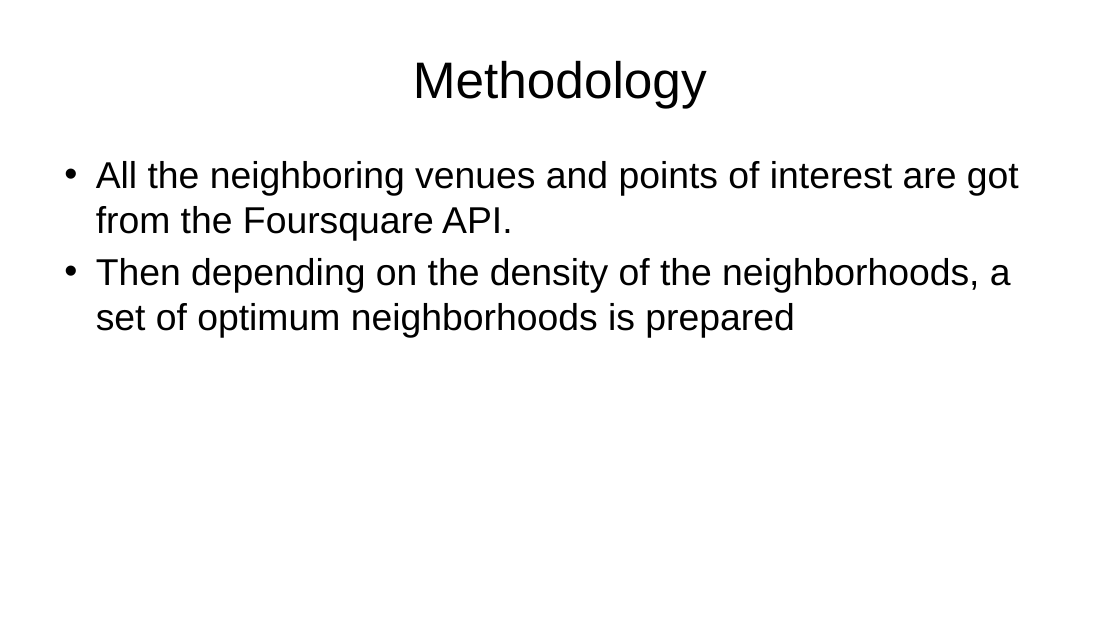
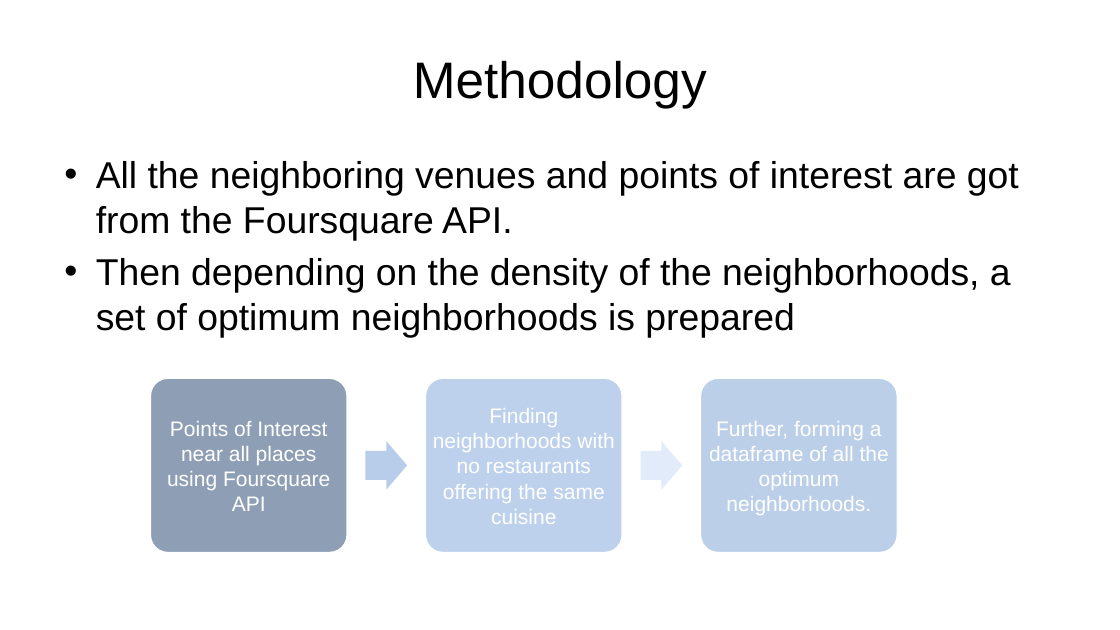
Before and after one commit to ArnavSambhare/Capstone, a slide deck: slide 5 of IBM Capstone Project.pptx. Drawn at 1120x630 pixels with LibreOffice and Linux fonts; fonts in the diff are those of the drawing; background and template pictures are left out. Boxes give left, top, right and bottom in pixels: in the first picture for what was removed or moved away, otherwise in the second. Text is boxed around its words. In the diff, an @@ line names an element or a change of style, - is before the commit and + after.

```diff
--- a/IBM Capstone Project.pptx
+++ b/IBM Capstone Project.pptx
@@ group added at [150, 378, 897, 552]: 3 rounded rectangles, 3 texts, 2 right arrows @@
+Points of Interest near all places using Foursquare API
+Finding neighborhoods with no restaurants offering the same cuisine
+Further, forming a dataframe of all the optimum neighborhoods.
```
